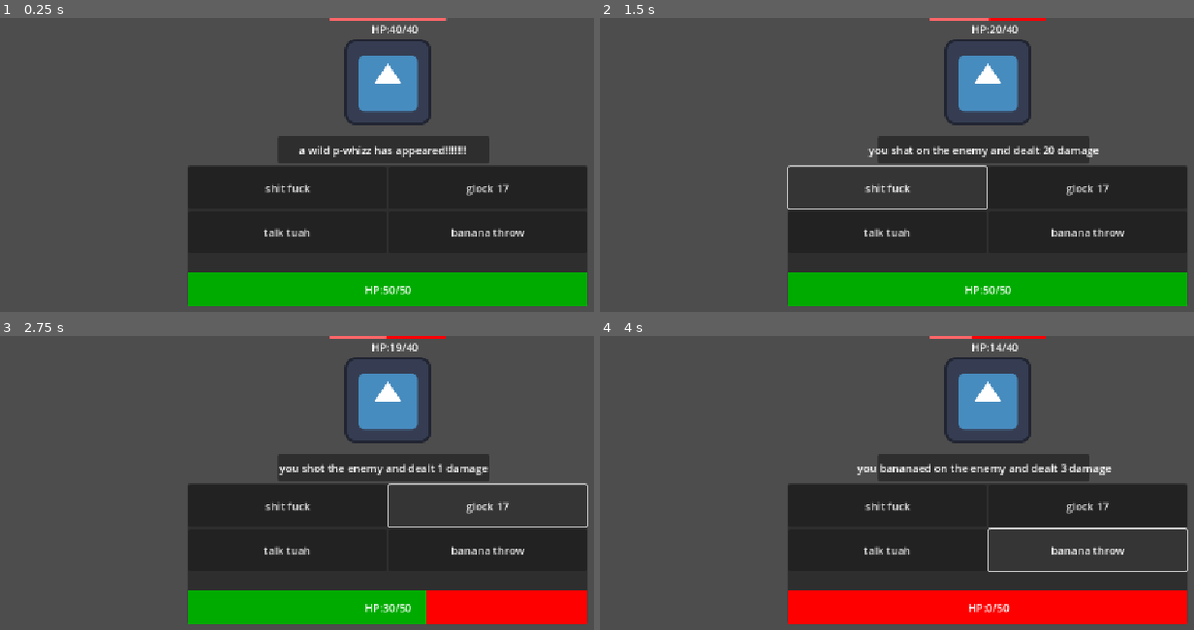
Above: before the commit, frames 1-4 (two rows, left to right).
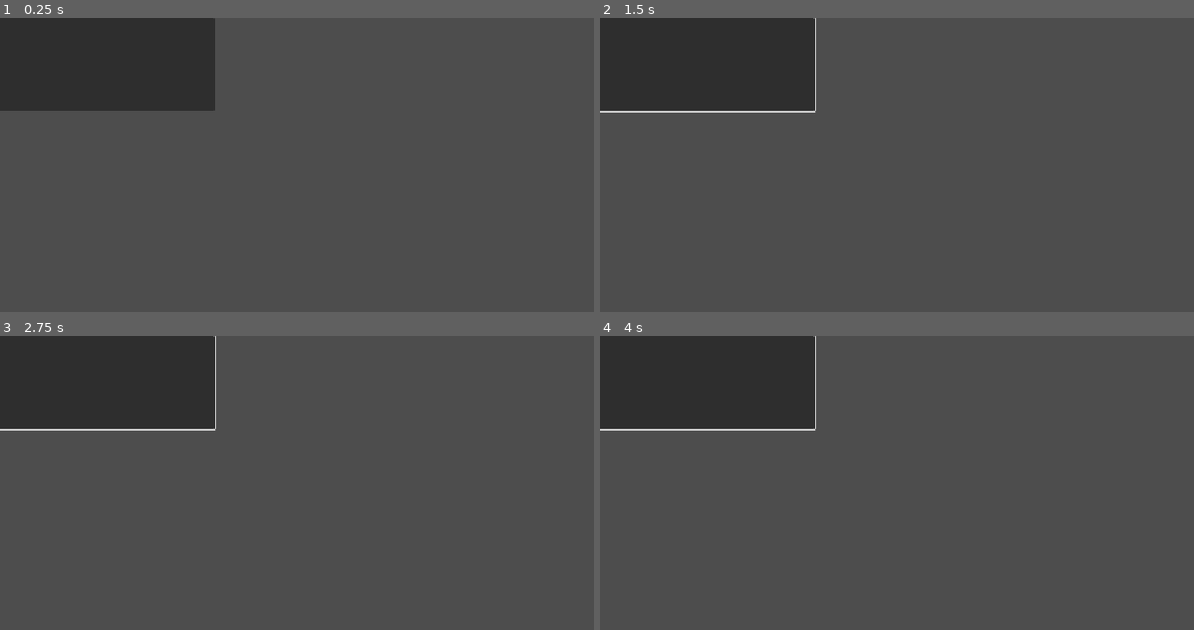
Above: after the commit, the same moments.

Repository: Game-Development-Club-at-UMD/Ludum-Dare-58
Game: Godot game, scene res://Combat/Scenes/button.tscn
Same seed, same stepped clock (60 frames per second), same inputs: the game is played once before the commit and once after it. Before the commit the project starts from res://battle.tscn. The engine's default icon, where the game draws it, is replaced by a stand-in: a white triangle on a blue panel in a dark square.
Inputs (mouse positions are in pixels of both pictures, inside the frame that each line leads up to):
- Up to frame 1 (0.25 s): no input
- Up to frame 2 (1.5 s): click (706, 65) at 0.52 s; click (885, 188) at 1.25 s, where only the run before the commit has a clickable "shit fuck"
- Up to frame 3 (2.75 s): click (487, 506) at 2 s, where only the run before the commit has a clickable "glock 17"
- Up to frame 4 (4 s): click (885, 550) at 2.75 s, where only the run before the commit has a clickable "talk tuah"; click (1087, 550) at 3.5 s, where only the run before the commit has a clickable "banana throw"

The runs differ from the first frame. In frame 1, 49% of the frame differs, in the area x 0-99%, y 0-99%; in frame 2, 45%; in frame 3, 45%; in frame 4, 45%.

Commit message:
button damage progress

Diff:
--- /dev/null
+++ b/ludum-dare-58/Combat/Scenes/attack_button.tscn
@@ -0,0 +1,25 @@
+[gd_scene load_steps=2 format=3 uid="uid://dcqr8kwlrxj5o"]
+
+[ext_resource type="Texture2D" uid="uid://civy0bjpo5v0d" path="res://IMG_6062.jpg" id="1_mrtul"]
+
+[node name="AttackButton" type="Button"]
+offset_right = 81.0
+offset_bottom = 26.0
+
+[node name="Label" type="Label" parent="."]
+layout_mode = 1
+anchors_preset = 6
+anchor_left = 1.0
+anchor_top = 0.5
+anchor_right = 1.0
+anchor_bottom = 0.5
+offset_left = -40.0
+offset_top = -11.5
+offset_bottom = 11.5
+grow_horizontal = 0
+grow_vertical = 2
+
+[node name="Sprite2D" type="Sprite2D" parent="."]
+position = Vector2(10, 12)
+scale = Vector2(0.0028935154, 0.004650303)
+texture = ExtResource("1_mrtul")
--- /dev/null
+++ b/ludum-dare-58/Combat/Scenes/attacl_button.tscn
@@ -0,0 +1,40 @@
+[gd_scene load_steps=4 format=3 uid="uid://dijnhl2lp636u"]
+
+[ext_resource type="Texture2D" uid="uid://civy0bjpo5v0d" path="res://IMG_6062.jpg" id="1_f6hjg"]
+
+[sub_resource type="GDScript" id="GDScript_f6hjg"]
+script/source = "extends Button
+"
+
+[sub_resource type="GDScript" id="GDScript_os36q"]
+script/source = "extends GridContainer
+"
+
+[node name="AttackButton" type="Button"]
+offset_right = 252.0
+offset_bottom = 66.0
+script = SubResource("GDScript_f6hjg")
+
+[node name="Label" type="Label" parent="."]
+layout_mode = 1
+anchors_preset = 6
+anchor_left = 1.0
+anchor_top = 0.5
+anchor_right = 1.0
+anchor_bottom = 0.5
+offset_left = -157.0
+offset_top = -30.0
+offset_bottom = 30.0
+grow_horizontal = 0
+grow_vertical = 2
+
+[node name="Sprite2D" type="Sprite2D" parent="."]
+position = Vector2(28, 31)
+scale = Vector2(0.01, 0.01)
+texture = ExtResource("1_f6hjg")
+
+[node name="GridContainer" type="GridContainer" parent="."]
+layout_mode = 0
+offset_right = 40.0
+offset_bottom = 40.0
+script = SubResource("GDScript_os36q")
--- /dev/null
+++ b/ludum-dare-58/Combat/Scenes/button.tscn
@@ -0,0 +1,24 @@
+[gd_scene format=3 uid="uid://bw60xnyu3rpih"]
+
+[node name="Button" type="Node2D"]
+
+[node name="Button" type="Button" parent="."]
+anchors_preset = 5
+anchor_left = 0.5
+anchor_right = 0.5
+offset_left = -4.0
+offset_right = 319.0
+offset_bottom = 139.0
+grow_horizontal = 2
+
+[node name="Label" type="Label" parent="Button"]
+layout_mode = 1
+anchors_preset = 4
+anchor_top = 0.5
+anchor_bottom = 0.5
+offset_top = -11.5
+offset_right = 40.0
+offset_bottom = 11.5
+grow_vertical = 2
+
+[node name="Sprite2D" type="Sprite2D" parent="."]
--- /dev/null
+++ b/ludum-dare-58/Combat/Scenes/button_values.gd
@@ -0,0 +1,3 @@
+extends Button
+
+@export var adaptabe_button: Resource = null
--- /dev/null
+++ b/ludum-dare-58/Combat/adaptable_button.tres
@@ -0,0 +1,6 @@
+[gd_resource type="Resource" script_class="adaptable_button" load_steps=2 format=3 uid="uid://of45odkpfols"]
+
+[ext_resource type="Script" uid="uid://bxqdbt4nnriav" path="res://adaptable_button.gd" id="1_hvlyj"]
+
+[resource]
+script = ExtResource("1_hvlyj")
--- /dev/null
+++ b/ludum-dare-58/adaptable_button.gd
@@ -0,0 +1,5 @@
+class_name adaptable_button
+extends Resource
+
+@export var move_text: String = "master blaster"
+@export var move_icon : Image = null
--- a/ludum-dare-58/battle.gd
+++ b/ludum-dare-58/battle.gd
@@ -1,6 +1,7 @@
 extends Node
 
 @export var enemy: Resource = null
+@export var adaptabe_button: Resource = null
 
 var current_player_health= 0
 var current_enemy_health = 0
@@ -9,6 +10,10 @@
 
 
 func _ready():
+
+	##var attack_button = load("res://Combat/Scenes/attack_button.tscn")
+	##var new_attack_button = attack_button.instantiate()
+	##add_child(new_attack_button)
 
 
 	displaytext("a wild p-whizz has appeared!!!!!!! ")
@@ -22,10 +27,15 @@
 	current_player_health = State.current_health
 	current_enemy_health = enemy.health
 
+
+
+
+
 func set_health(health, max_health, progress_bar):
 	progress_bar.value = health
 	progress_bar.max_value = max_health
 	progress_bar.get_node("Label").text = "HP:%d/%d" % [health, max_health]
+
 
 
 
--- a/ludum-dare-58/project.godot
+++ b/ludum-dare-58/project.godot
@@ -11,17 +11,17 @@
 [application]
 
 config/name="Ludum Dare 58"
-run/main_scene="res://battle.tscn"
+run/main_scene="uid://bw60xnyu3rpih"
 config/features=PackedStringArray("4.5", "Forward Plus")
 config/icon="res://icon.svg"
+
+[audio]
+
+buses/default_bus_layout="res://Main Menu/default_bus_layout.tres"
 
 [autoload]
 
 State="*res://Combat/State.gd"
-
-[audio]
-
-buses/default_bus_layout="res://Main Menu/default_bus_layout.tres"
 
 [display]
 
Not shown, added: ludum-dare-58/Combat/Scenes/button_values.gd.uid
Not shown, added: ludum-dare-58/Combat/Scenes/control_button.gd.uid
Not shown, added: ludum-dare-58/adaptable_button.gd.uid
